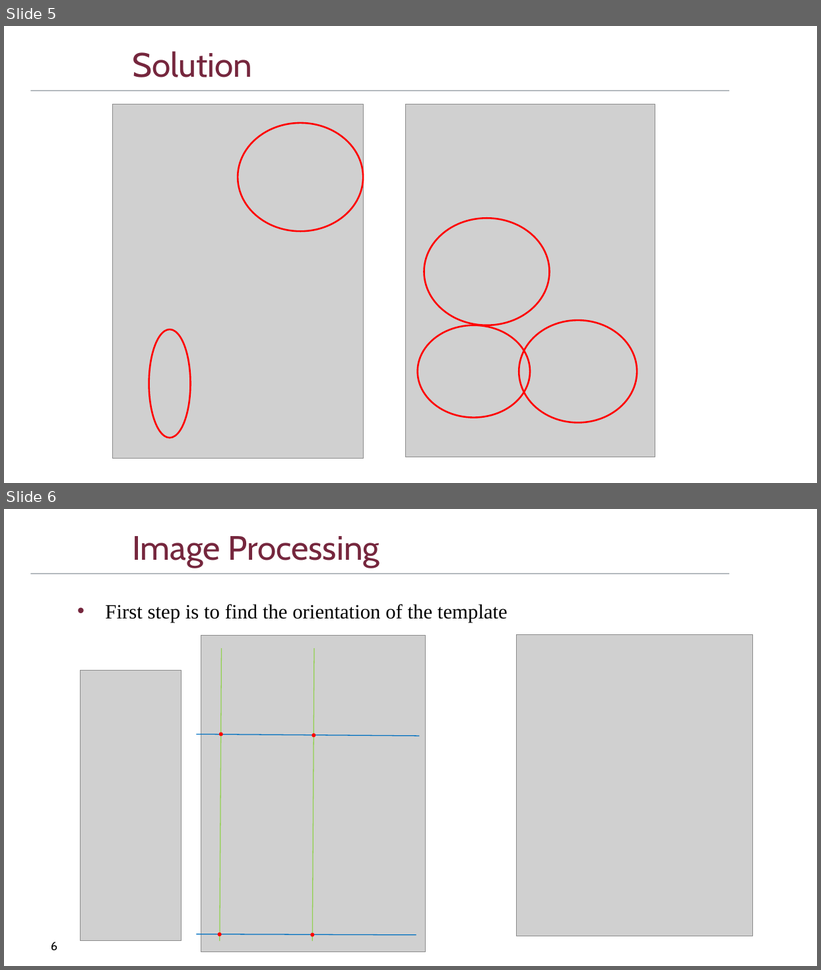
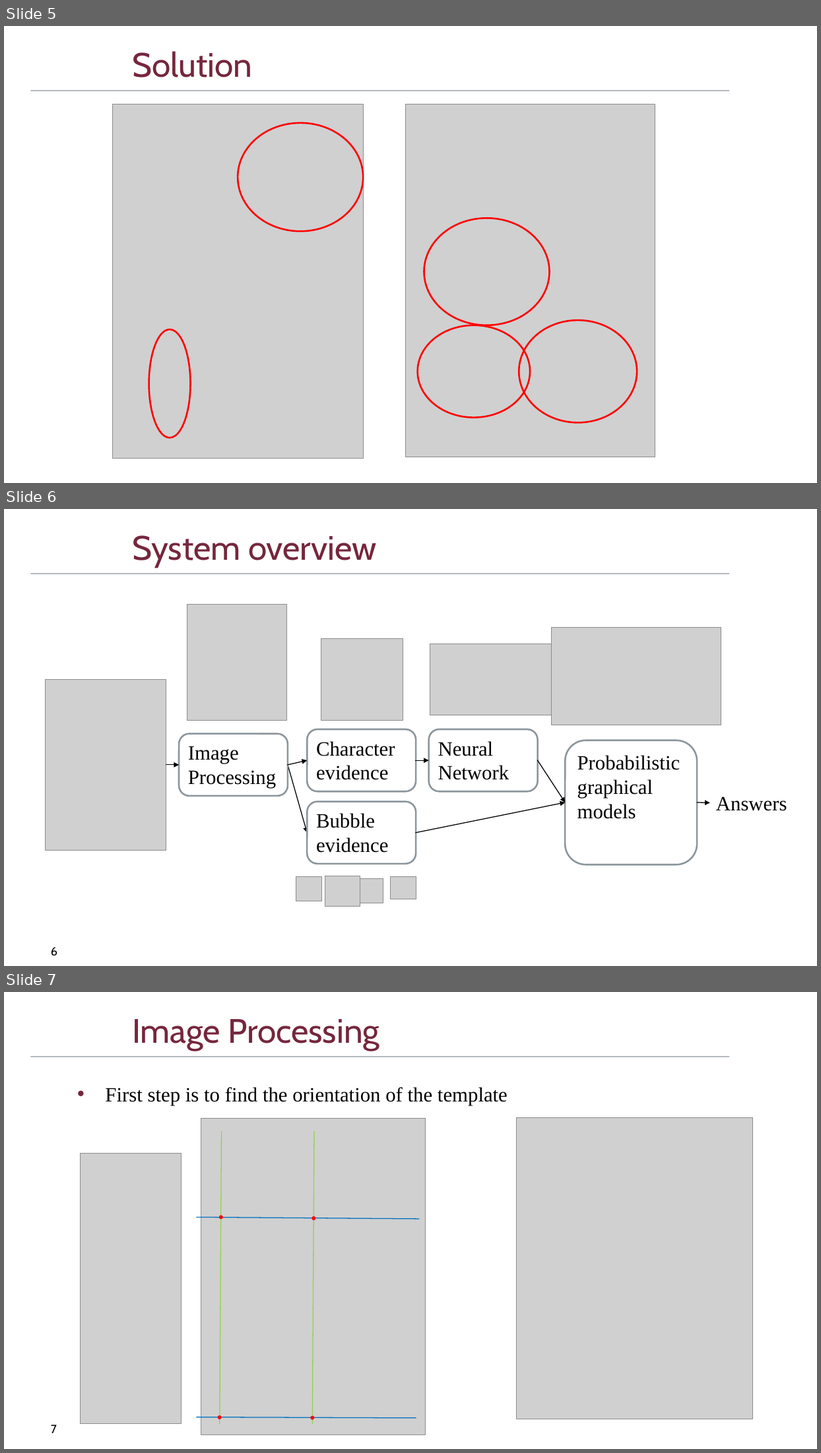
Before and after one commit to DriesSmit/SkripsieReport, a slide deck: OralExamination/SkripsieOral_APSmit.pptx. Shown one above the other, each under a label of ours: slides 5 and 6 before the commit, slides 5, 6 and 7 after it. The pictures are 821x970 and 821x1453 pixels, drawn with LibreOffice and Linux fonts; fonts in the diff are those of the drawing; grey boxes stand for pictures; background and template pictures are left out. Boxes give left, top, right and bottom in pixels: in the first picture for what was removed or moved away, otherwise in the second. Text is boxed around its words. In the diff, an @@ line names an element or a change of style, - is before the commit and + after.

Commit message:
Added system overview

```diff
--- a/OralExamination/SkripsieOral_APSmit.pptx
+++ b/OralExamination/SkripsieOral_APSmit.pptx
@@ slide 6 added at box(4, 509, 817, 966), background #FFFFFF; not listed: 1 template element that a slide beside it also shows @@
@@ title added at box(132, 535, 377, 567), 40 pt, text #75263D @@
+System overview
@@ picture added at box(187, 605, 287, 721) @@
@@ picture added at box(552, 627, 722, 725) @@
@@ picture added at box(321, 638, 403, 720) @@
@@ picture added at box(430, 644, 552, 715) @@
@@ picture added at box(46, 679, 166, 851) @@
@@ rounded rectangle added at box(179, 734, 288, 796), fill #FFFFFF, outline #8C969C 2 pt, 24 pt, text #000000 @@
+Image Processing
@@ rounded rectangle added at box(307, 730, 416, 792), fill #FFFFFF, outline #8C969C 2 pt, 24 pt, text #000000 @@
+Character evidence
@@ rounded rectangle added at box(429, 730, 538, 792), fill #FFFFFF, outline #8C969C 2 pt, 24 pt, text #000000 @@
+Neural Network
@@ rounded rectangle added at box(565, 741, 697, 865), fill #FFFFFF, outline #8C969C 2 pt, 24 pt, text #000000 @@
+Probabilistic graphical models
@@ arrow added from (166, 765) to (179, 765), #000000 1 pt @@
@@ arrow added from (288, 765) to (307, 833), #000000 1 pt @@
@@ arrow added from (288, 765) to (307, 761), #000000 1 pt @@
@@ arrow added from (416, 761) to (429, 761), #000000 1 pt @@
@@ arrow added from (538, 761) to (565, 803), #000000 1 pt @@
@@ rounded rectangle added at box(307, 802, 416, 864), fill #FFFFFF, outline #8C969C 2 pt, 24 pt, text #000000 @@
+Bubble evidence
@@ arrow added from (416, 833) to (565, 803), #000000 1 pt @@
@@ arrow added from (698, 803) to (710, 803), #000000 1 pt @@
@@ text added at box(716, 797, 787, 811), 24 pt, text #000000 @@
+Answers
@@ group added at box(296, 876, 416, 907): 4 pictures @@
@@ page number added at box(51, 947, 57, 956), 14 pt, text #000000 @@
+6
@@ what was slide 6 is now slide 7 @@
@@ page number at box(51, 1425, 57, 1434): text changed @@
-6
+7
```
Also in this commit, not shown: 1 slide changed, 3 other slides added.
